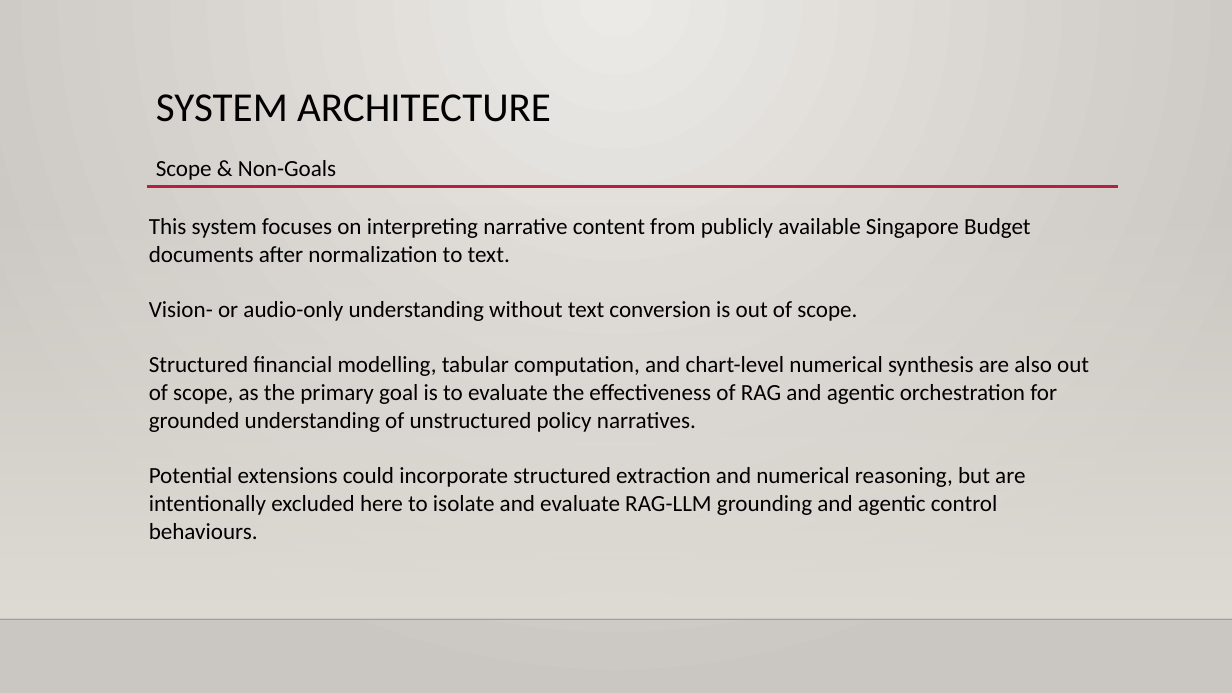
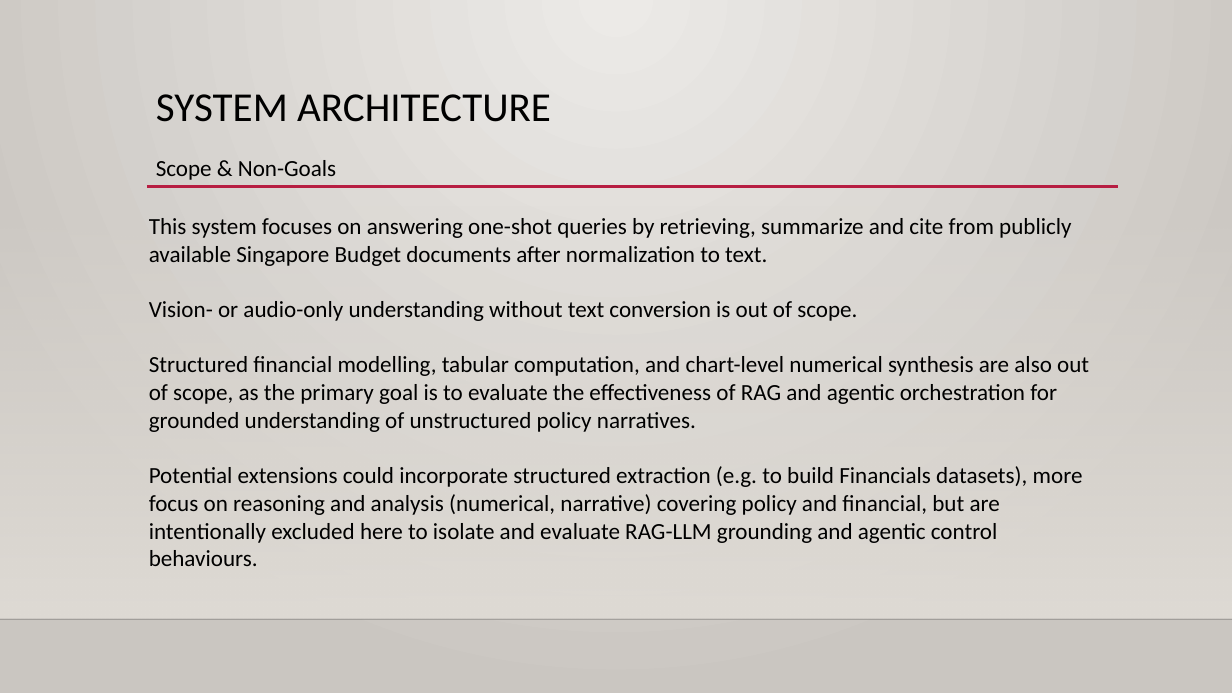
Before and after one commit to Phrey001/dataexpert-ai-capstone-sg-budget-rag, a slide deck: slide 1 of docs/system_architecture.pptx. Drawn at 1232x693 pixels with LibreOffice and Linux fonts; fonts in the diff are those of the drawing; background and template pictures are left out. Boxes give left, top, right and bottom in pixels: in the first picture for what was removed or moved away, otherwise in the second. Text is boxed around its words. In the diff, an @@ line names an element or a change of style, - is before the commit and + after.

```diff
--- a/docs/system_architecture.pptx
+++ b/docs/system_architecture.pptx
@@ text at [149,218,1071,266]: text changed @@
-This system focuses on interpreting narrative content from publicly available Singapore Budget documents after normalization to text.
+This system focuses on answering one-shot queries by retrieving, summarize and cite from publicly available Singapore Budget documents after normalization to text.
@@ text at [149,466,1083,566]: text changed @@
-Potential extensions could incorporate structured extraction and numerical reasoning, but are intentionally excluded here to isolate and evaluate RAG-LLM grounding and agentic control behaviours.
+Potential extensions could incorporate structured extraction (e.g. to build Financials datasets), more focus on reasoning and analysis (numerical, narrative) covering policy and financial, but are intentionally excluded here to isolate and evaluate RAG-LLM grounding and agentic control behaviours.
```
Also in this commit, not shown: 1 other slide changed, 28 other files.
